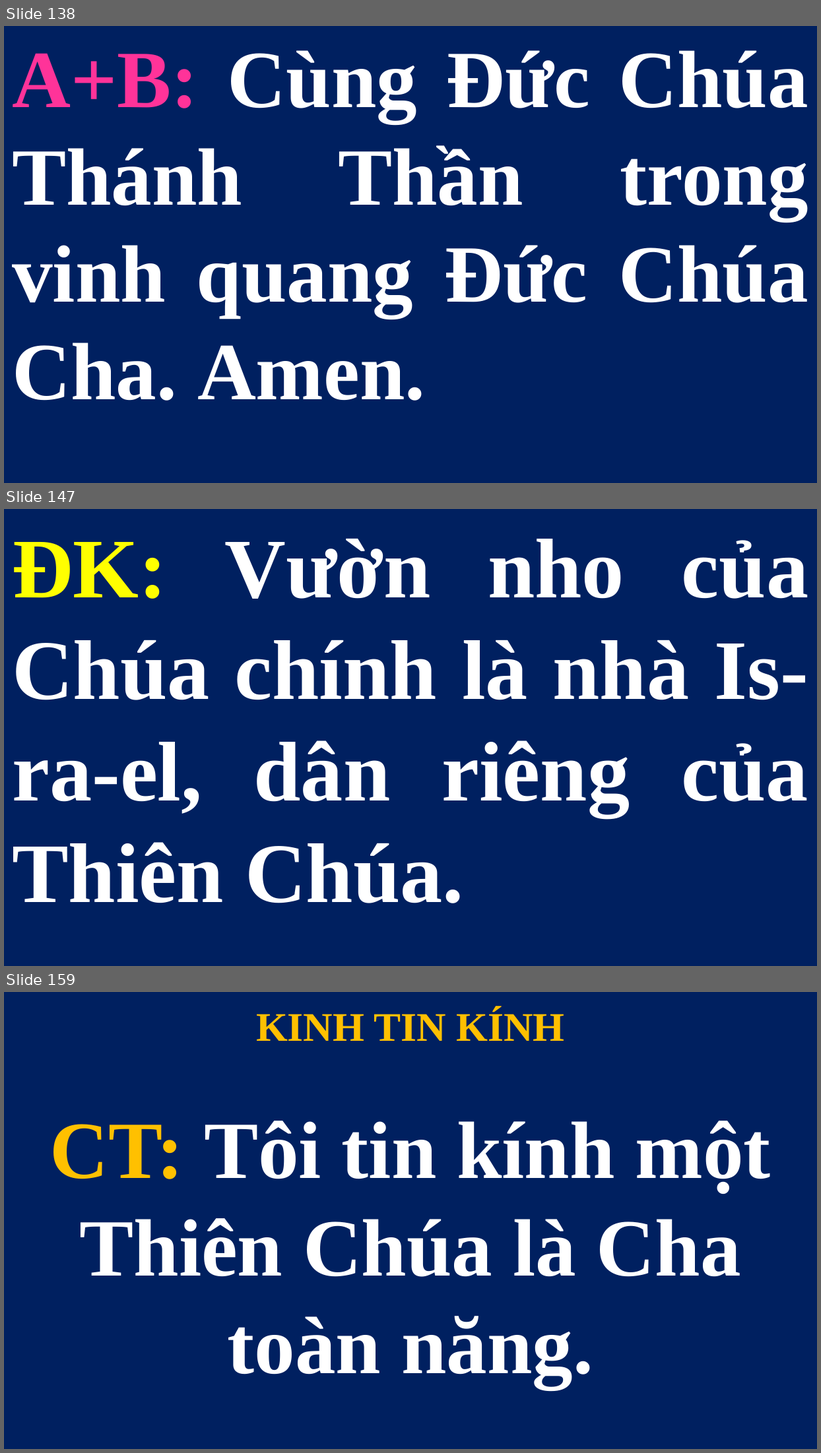
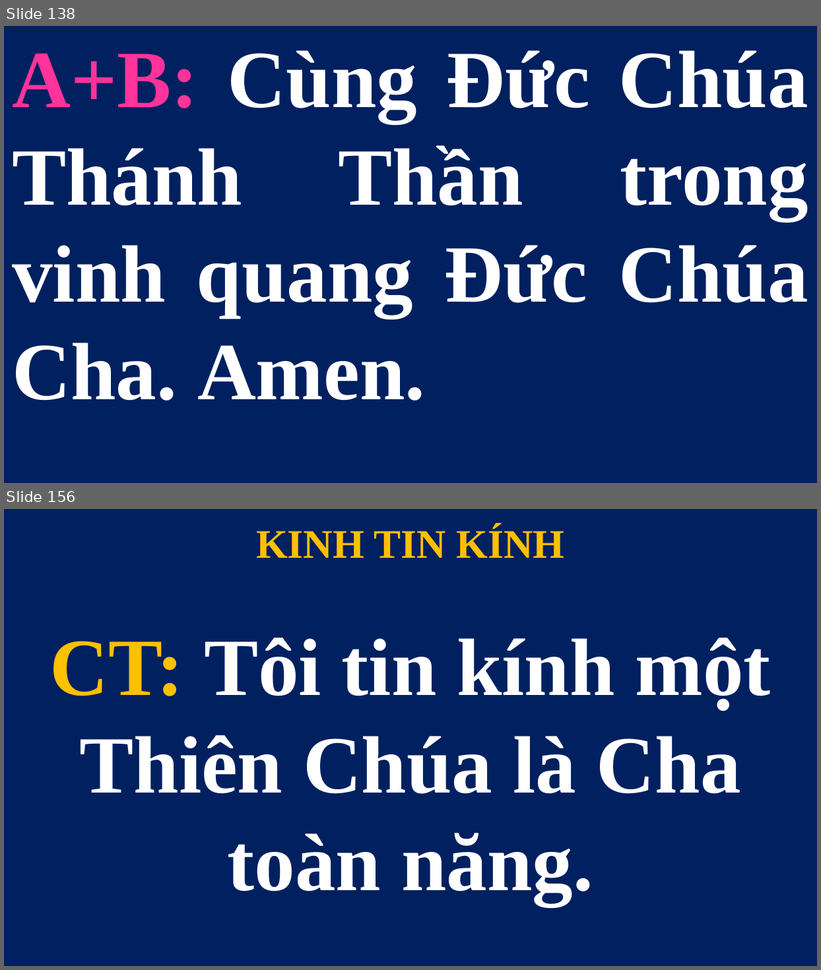
Before and after one commit to lythanhngodev64/SlideLe, a slide deck: Slide/CN-27-TN 2026.pptx. Shown one above the other, each under a label of ours: slides 138, 147 and 159 before the commit, slides 138 and 156 after it; the slides between them are not shown. The pictures are 821x1453 and 821x970 pixels, drawn with LibreOffice and Linux fonts; fonts in the diff are those of the drawing. Boxes give left, top, right and bottom in pixels: in the first picture for what was removed or moved away, otherwise in the second. Text is boxed around its words. In the diff, an @@ line names an element or a change of style, - is before the commit and + after.

```diff
--- a/Slide/CN-27-TN 2026.pptx
+++ b/Slide/CN-27-TN 2026.pptx
@@ slide 147 removed at [4,509,817,966], background #FFFFFF @@
@@ subtitle removed at [4,509,817,966] @@
-ĐK: Vườn nho của Chúa chính là nhà Is-ra-el, dân riêng của Thiên Chúa.
@@ what was slide 159 is now slide 156 @@
```
Also in this commit, not shown: 2 slides changed, 10 slides added, 12 other slides removed, 1 other file.
